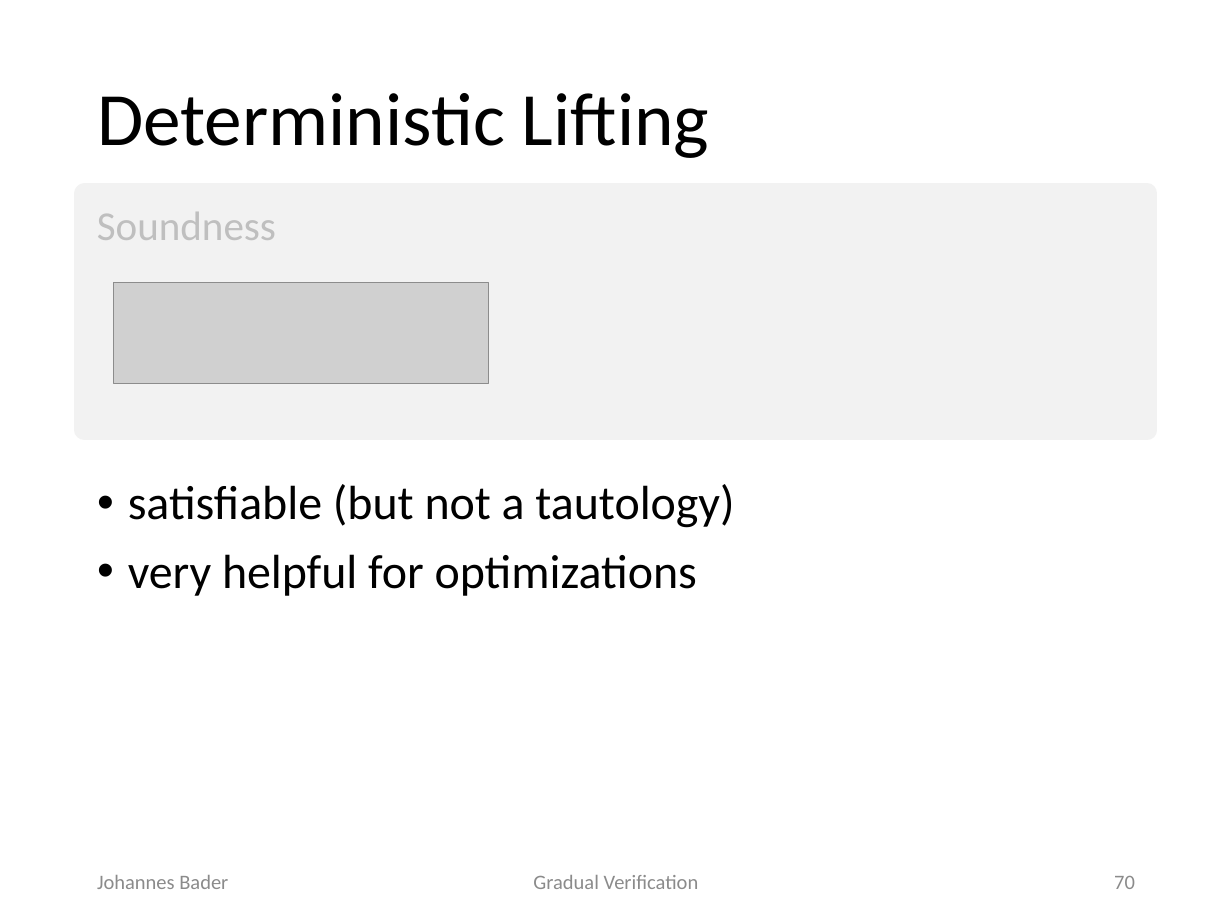
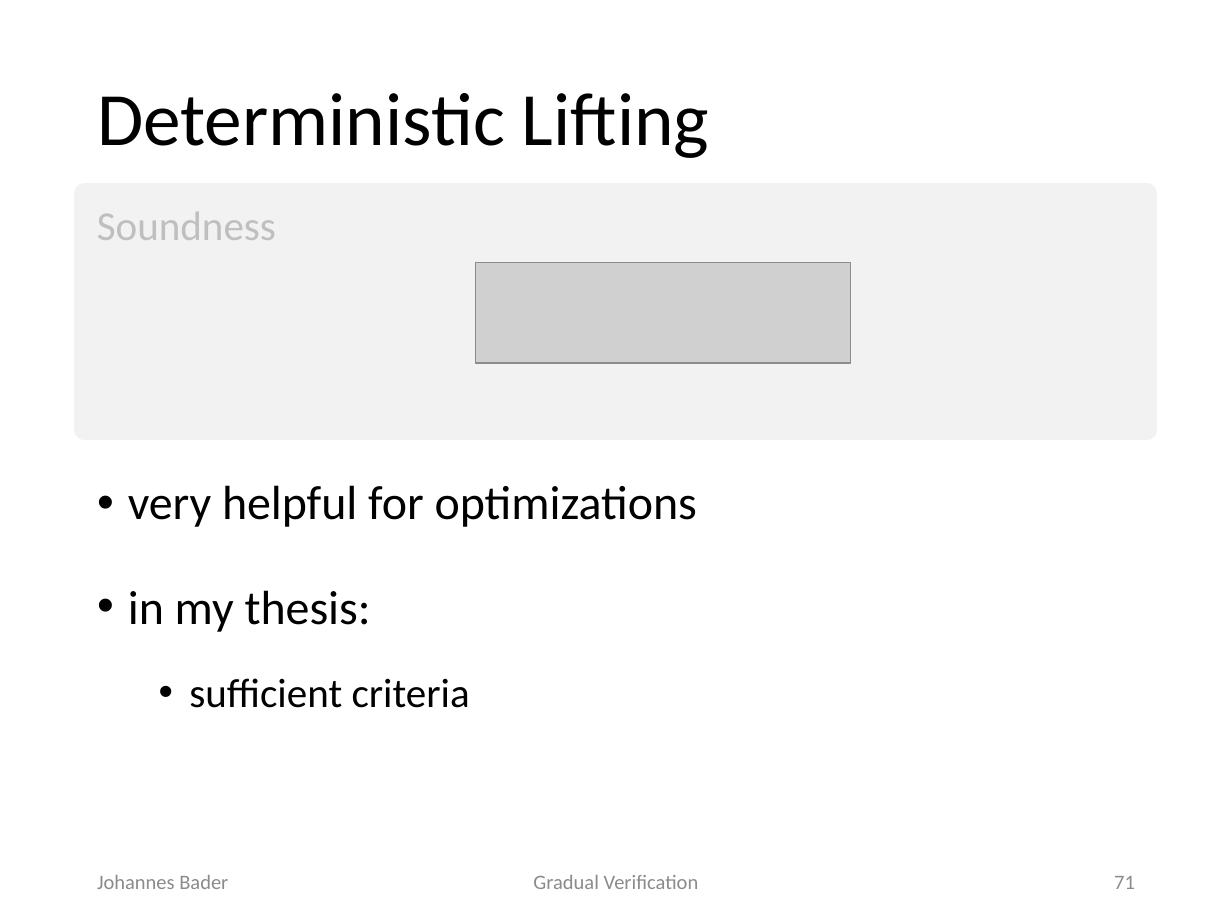
Before and after one commit to olydis/GradVerThesis, a slide deck: slide 71 of presentation/PLunch.pptx (slide 70 before the commit). Drawn at 1232x924 pixels with LibreOffice and Linux fonts; fonts in the diff are those of the drawing; grey boxes stand for pictures. Boxes give left, top, right and bottom in pixels: in the first picture for what was removed or moved away, otherwise in the second. Text is boxed around its words. In the diff, an @@ line names an element or a change of style, - is before the commit and + after.

```diff
--- a/presentation/PLunch.pptx
+++ b/presentation/PLunch.pptx
@@ picture: place and size @@
-picture at bbox=[113, 282, 488, 383]
+picture at bbox=[476, 262, 850, 363]
@@ text at bbox=[128, 484, 734, 528]: paragraph removed @@
-• satisfiable (but not a tautology)
@@ text at bbox=[128, 590, 470, 708]: paragraphs added @@
+• in my thesis:
+  • sufficient criteria
@@ page number at bbox=[1114, 876, 1135, 889]: text changed @@
-70
+71
```
Also in this commit, not shown: 7 other slides changed, 1 slide removed.
